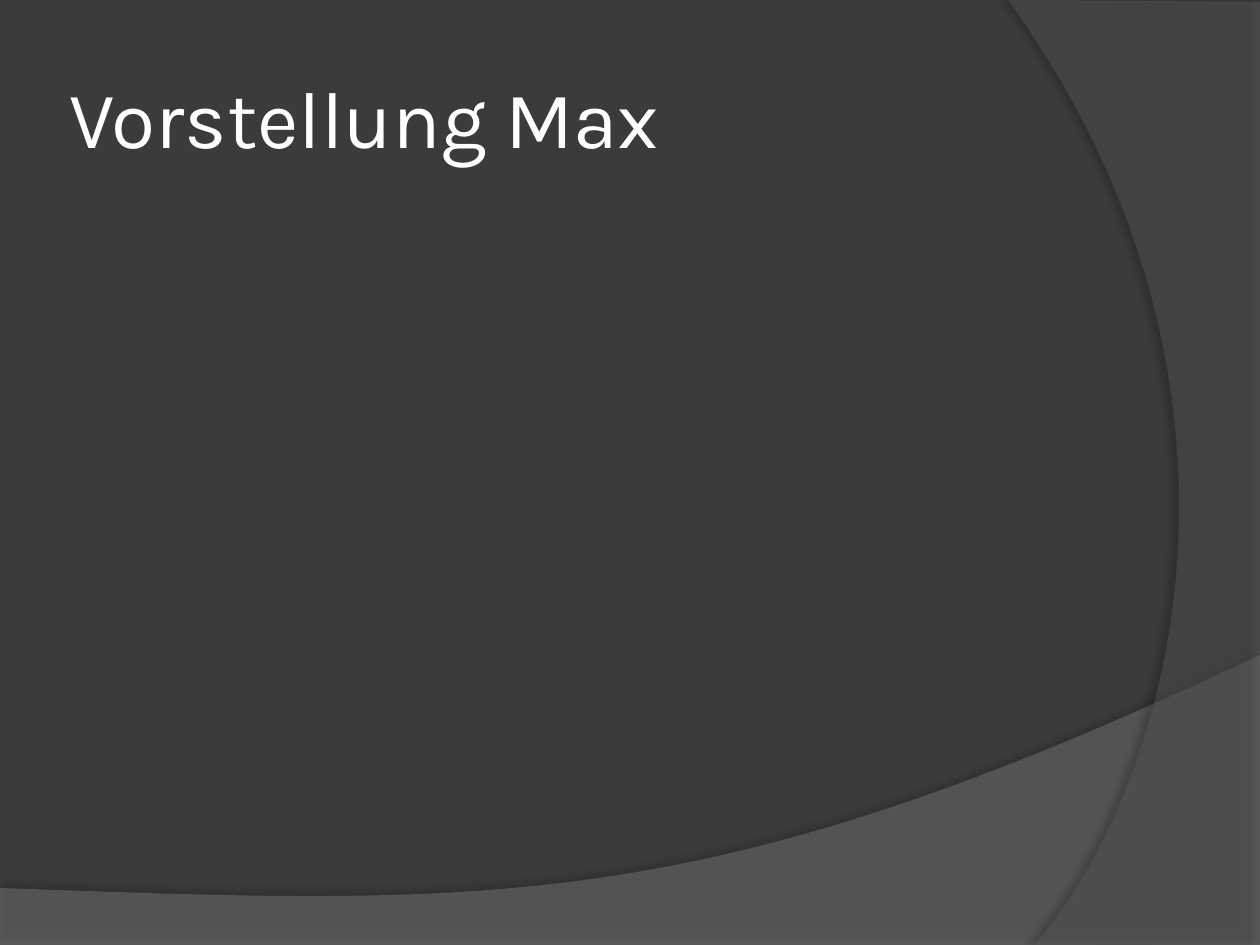
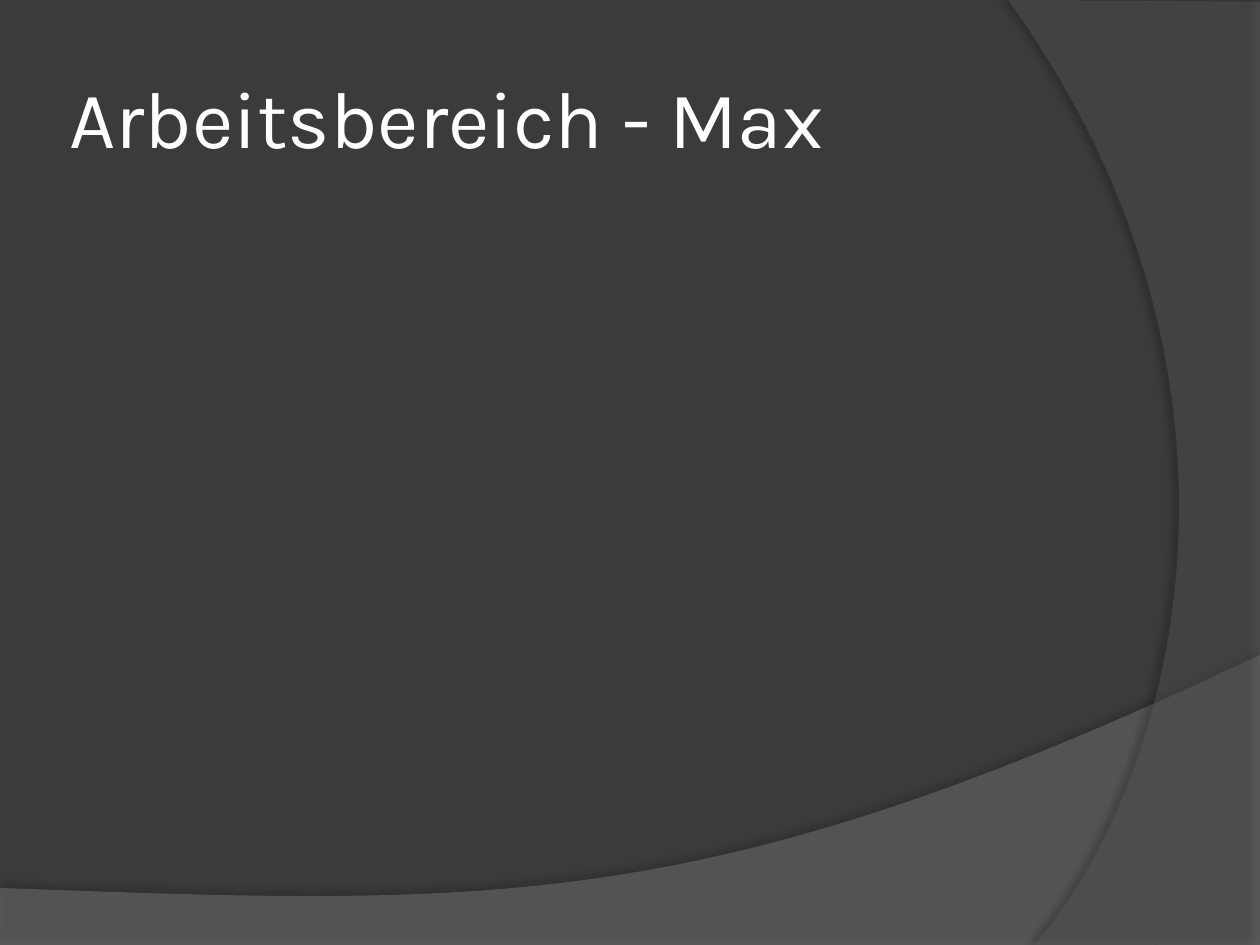
Before and after one commit to mbohlaender/pam, a slide deck: slide 5 of documentation/presentation.pptx (slide 4 before the commit). Drawn at 1260x945 pixels with LibreOffice and Linux fonts; fonts in the diff are those of the drawing. Boxes give left, top, right and bottom in pixels: in the first picture for what was removed or moved away, otherwise in the second. Text is boxed around its words. In the diff, an @@ line names an element or a change of style, - is before the commit and + after.

```diff
--- a/documentation/presentation.pptx
+++ b/documentation/presentation.pptx
@@ title at [69, 92, 824, 149]: text changed @@
-Vorstellung Max
+Arbeitsbereich - Max
```
Also in this commit, not shown: 4 other slides changed, 4 slides added, 5 slides removed.
